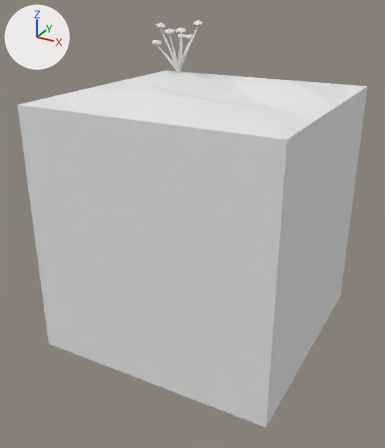
One commit to the FBX model Assets/Tiles/Snow/Snow Tile 2.fbx: the scene before it, then after it.
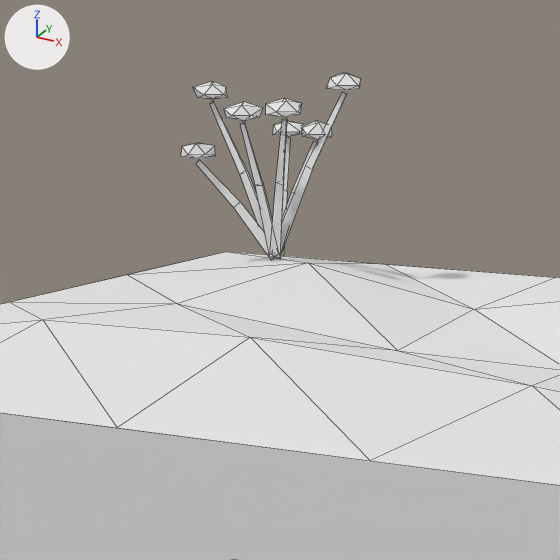
Each version is shown whole from a 50 mm lens placed at (1.92, -3.74, 1.8), pointed at (-0.05, -0.16, 0.01), then close up on the part from 26% to 67% of the width and 0% to 35% of the height. The axes (+X, +Y, +Z) are drawn at upper left. The lights are the same throughout. The first two pictures are the older version. The close-ups show mesh edges as thin lines. Where no turn or scale is listed for an object, it has been applied to the vertices. Vertices at exactly the same position are counted once.

Before the edit, the objects in view are built like this:
```python
me_snow_tile_2 = bpy.data.meshes.new('Snow Tile 2')
me_snow_tile_2.from_pydata(...)  # 184 vertices, 234 faces; spans x -1.0..1.0, y -1.0..1.0, z -1.0..1.55
me_snow_tile_2.materials.append(mat_tileworld_tiles)  # its picture is missing
ob_snow_tile_2 = bpy.data.objects.new('Snow Tile 2', me_snow_tile_2)
ob_snow_tile_2.location = (0.0, 0.0, 0.0)
```
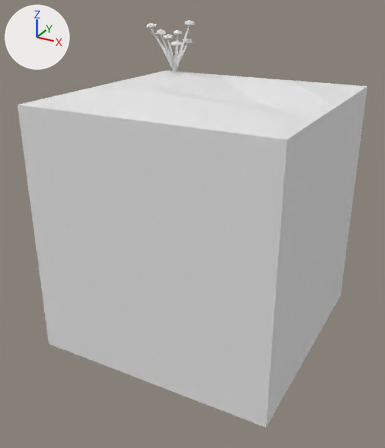
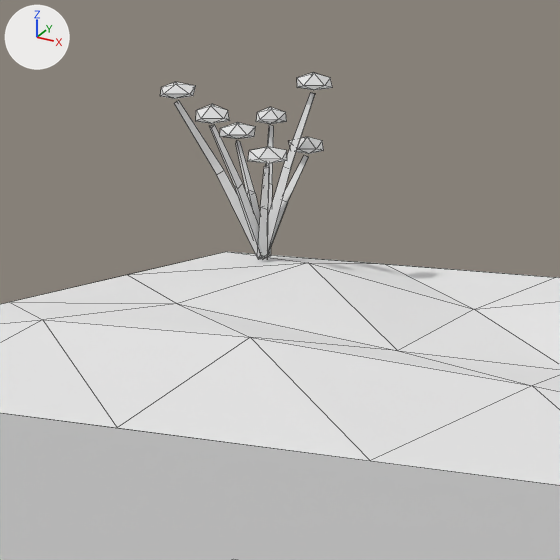
Diff of the bpy script that builds the scene:
```diff
--- a/Assets/Tiles/Snow/Snow Tile 2.fbx.py
+++ b/Assets/Tiles/Snow/Snow Tile 2.fbx.py
@@ me_snow_tile_2 @@
 me_snow_tile_2.from_pydata(...)  # 184 vertices, 234 faces; spans x -1.0..1.0, y -1.0..1.0, z -1.0..1.55
 # used by ob_snow_tile_2; location = (0.0, 0.0, 0.0)
+# me_snow_tile_2 part 1: the loose piece of 9 vertices spanning x -0.63..-0.44, y 0.6..0.68, z 1.11..1.51 is scaled about its middle by (0.725, 0.889, 0.998), then moved by (-0.05, -0.02, 0.0)
+# me_snow_tile_2 part 2: the loose piece of 9 vertices spanning x -0.63..-0.51, y 0.49..0.63, z 1.1..1.45 is multiplied about its middle by the matrix ((-0.26, -0.716, 0.105), (0.42, -0.24, -0.597), (0.589, -0.144, 0.473)), then moved by (-0.03, -0.03, -0.05)
+# me_snow_tile_2 part 3: the loose piece of 12 vertices spanning x -0.56..-0.47, y 0.45..0.55, z 1.46..1.5 is moved by (-0.03, -0.03, -0.11)
+# me_snow_tile_2 part 4: the loose piece of 9 vertices spanning x -0.64..-0.6, y 0.49..0.63, z 1.11..1.44 is multiplied about its middle by the matrix ((0.225, -0.94, -0.435), (0.921, 0.385, -0.356), (0.474, -0.302, 0.899)), then moved by (-0.04, -0.04, 0.0)
+# me_snow_tile_2 part 5: the loose piece of 9 vertices spanning x -0.8..-0.6, y 0.54..0.63, z 1.1..1.34 is scaled about its middle by (0.991, 1.41, 1.63), then moved by (-0.03, -0.03, 0.07)
+# me_snow_tile_2 part 6: the loose piece of 9 vertices spanning x -0.82..-0.6, y 0.6..0.64, z 1.1..1.48 is multiplied about its middle by the matrix ((0.66, 0.51, -0.146), (-0.491, 0.676, 0.139), (0.201, -0.024, 0.823)), then moved by (-0.02, 0.05, -0.05)
+# me_snow_tile_2 part 7: the loose piece of 9 vertices spanning x -0.7..-0.6, y 0.6..0.82, z 1.1..1.38 is scaled about its middle by (1.15, 1.01, 1.11), then moved by (-0.04, -0.01, 0.01)
+# me_snow_tile_2 part 8: the loose piece of 12 vertices spanning x -0.73..-0.64, y 0.76..0.86, z 1.38..1.42 is moved by (-0.05, -0.01, 0.03)
+# me_snow_tile_2 part 9: the loose piece of 9 vertices spanning x -0.63..-0.52, y 0.6..0.68, z 1.11..1.39 is scaled about its middle by (0.945, 1.43, 0.867), then moved by (-0.03, 0.0, -0.02)
+# me_snow_tile_2 part 10: the loose piece of 12 vertices spanning x -0.56..-0.49, y 0.62..0.72, z 1.39..1.44 is moved by (-0.04, 0.02, -0.04)
+# me_snow_tile_2 part 11: 48 of 184 vertices moved; they spanned x -0.85..-0.39, y 0.44..0.72, z 1.34..1.55 and now span x -0.88..-0.48, y 0.37..0.81, z 1.38..1.55; mean shift (-0.04, 0.0, 0.01); largest move (-0.82, 0.66, 1.52) -> (-0.83, 0.79, 1.41)
 me_snow_tile_2.materials.append(mat_tileworld_tiles)
```

Changed parts and their boxes (x1, y1, x2, y2) in the close-ups (560 x 560 px; the box of a moved part takes in the faces that stretch with it):
'Snow Tile 2', reshaped: before (0, 73, 560, 560); after (0, 72, 560, 560)
part 1 of me_snow_tile_2, moved or reshaped: before (278, 92, 347, 258); after (266, 92, 315, 258)
part 2 of me_snow_tile_2, moved or reshaped: before (272, 118, 287, 259); after (257, 164, 270, 260)
part 3 of me_snow_tile_2, moved or reshaped: before (266, 98, 302, 118); after (248, 147, 287, 164)
part 4 of me_snow_tile_2, moved or reshaped: before (240, 122, 280, 258); after (210, 125, 264, 259)
part 5 of me_snow_tile_2, moved or reshaped: before (196, 160, 275, 260); after (174, 100, 269, 259)
part 6 of me_snow_tile_2, moved or reshaped: before (210, 101, 264, 231); after (236, 140, 261, 259)
part 7 of me_snow_tile_2, moved or reshaped: before (272, 137, 291, 259); after (266, 125, 274, 256)
part 8 of me_snow_tile_2, moved or reshaped: before (273, 121, 304, 137); after (256, 107, 287, 124)
part 9 of me_snow_tile_2, moved or reshaped: before (279, 141, 317, 258); after (268, 155, 309, 253)
part 10 of me_snow_tile_2, moved or reshaped: before (301, 120, 332, 140); after (289, 137, 324, 154)
part 11 of me_snow_tile_2, moved or reshaped: before (181, 73, 361, 159); after (160, 72, 333, 139)
